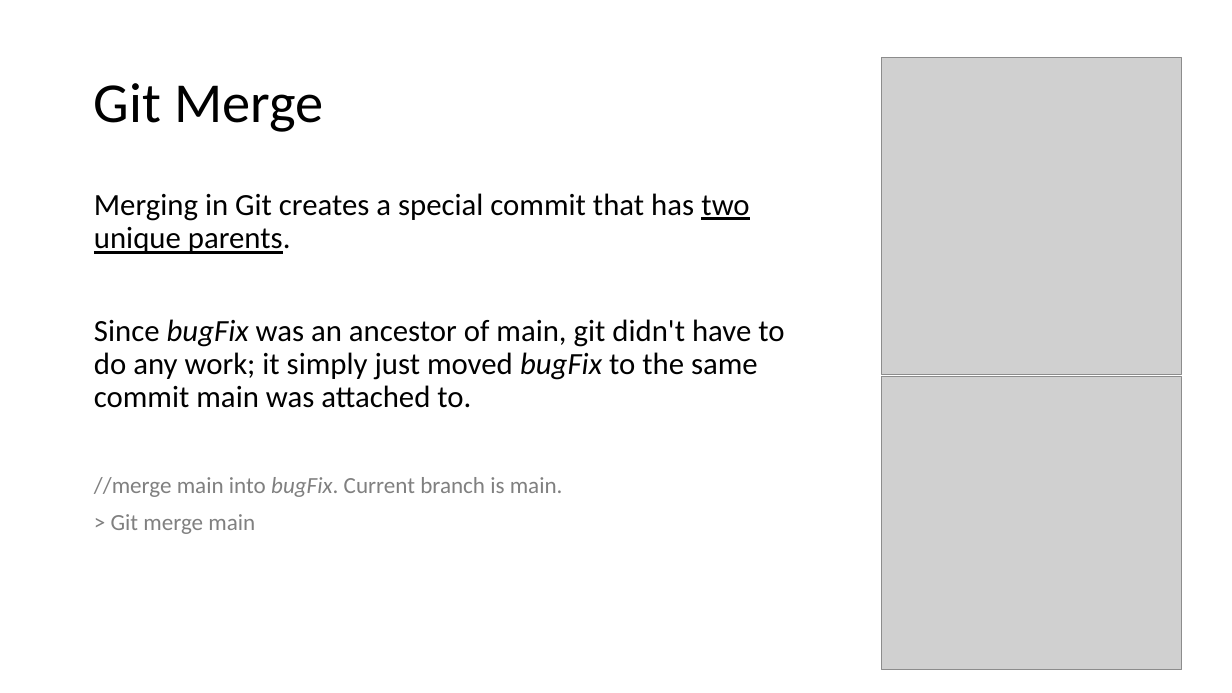
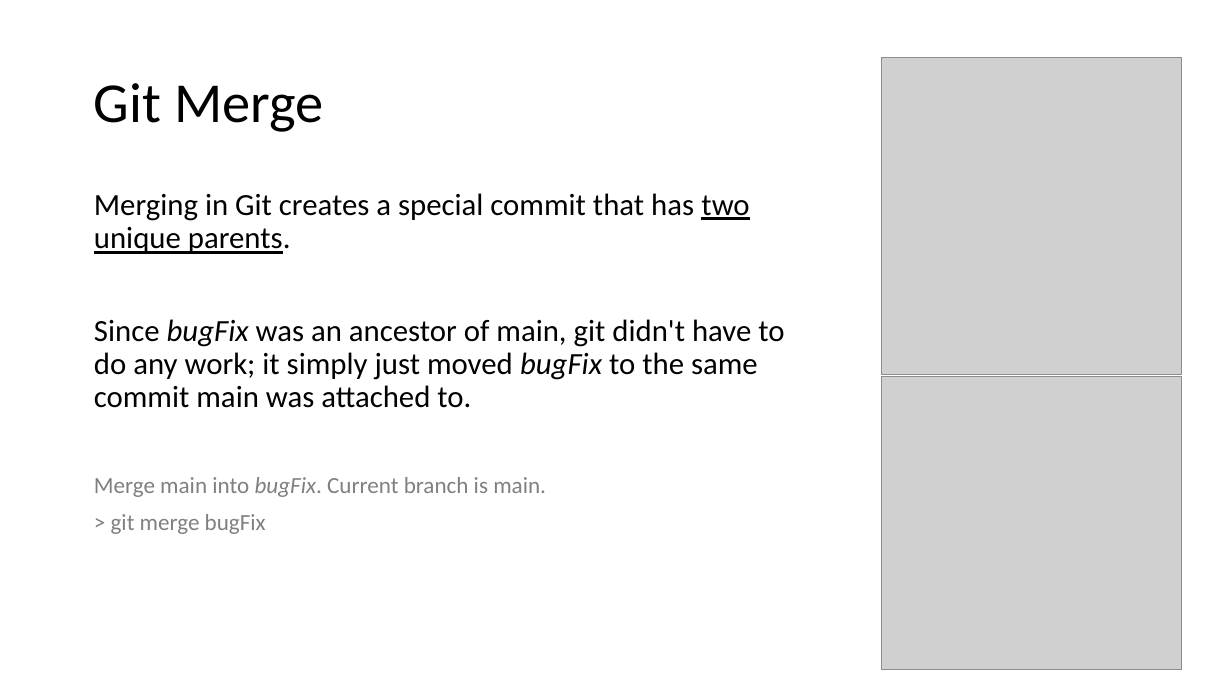
Before and after one commit to fmontazeri/Knowledeg, a slide deck: slide 6 of GitLearning.pptx. Drawn at 1232x693 pixels with LibreOffice and Linux fonts; fonts in the diff are those of the drawing; grey boxes stand for pictures. Boxes give left, top, right and bottom in pixels: in the first picture for what was removed or moved away, otherwise in the second. Text is boxed around its words. In the diff, an @@ line names an element or a change of style, - is before the commit and + after.

```diff
--- a/GitLearning.pptx
+++ b/GitLearning.pptx
@@ text at bbox=[94, 477, 546, 534]: text changed @@
-//merge main into bugFix. Current branch is main.
-> Git merge main
+Merge main into bugFix. Current branch is main.
+> git merge bugFix
```
Also in this commit, not shown: 4 other slides changed, 4 slides added, 2 slides removed.
